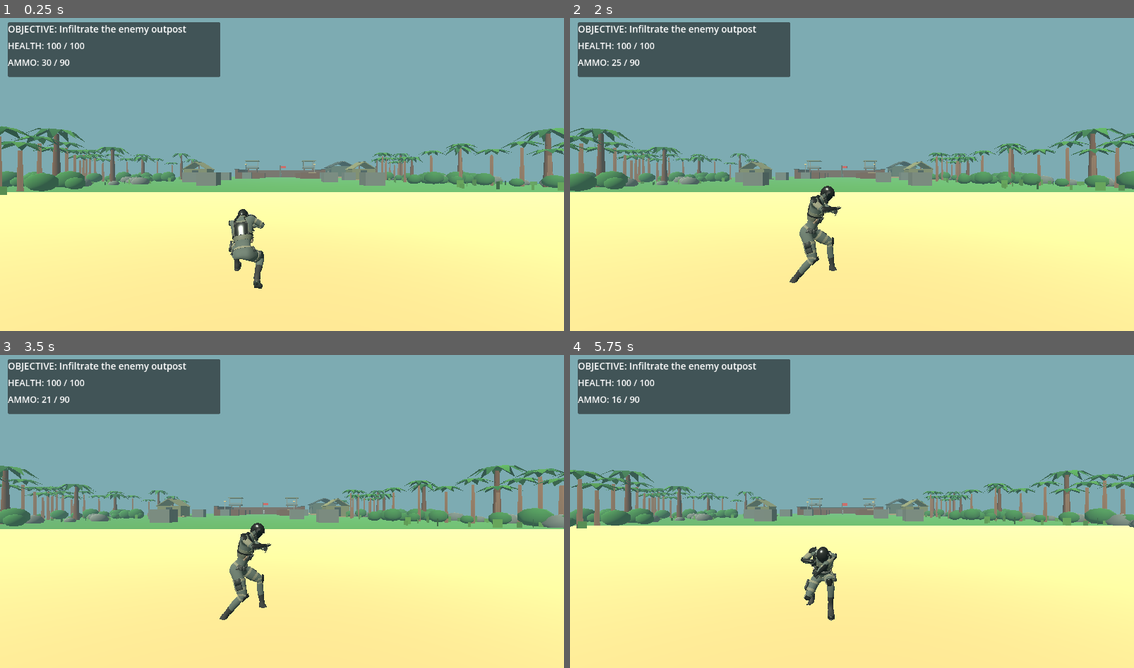
Above: before the commit, frames 1-4 (two rows, left to right).
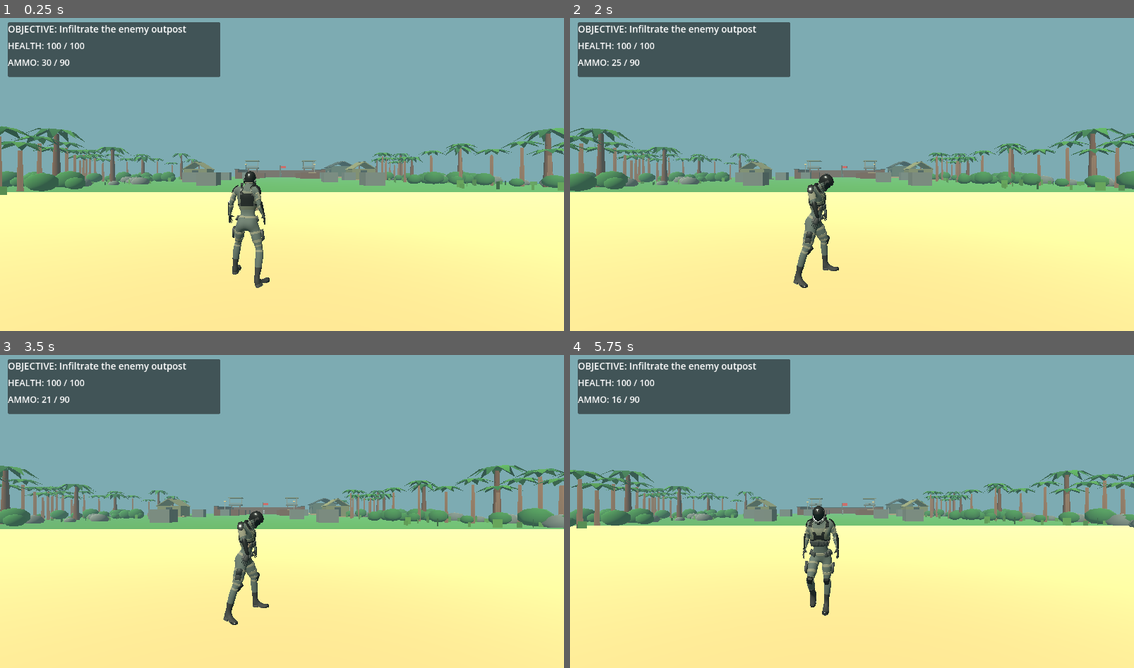
Above: after the commit, the same moments.

Repository: gauravprajapat-23/commando-assesian
Game: Godot game, scene res://scenes/main.tscn
Same seed, same stepped clock (60 frames per second), same inputs: the game is played once before the commit and once after it.
Inputs (mouse positions are in pixels of both pictures, inside the frame that each line leads up to):
- Up to frame 1 (0.25 s): no input
- Up to frame 2 (2 s): tap Enter at 0.5 s; move the mouse to (976, 155) at 0.52 s; hold D 0.53-1.25 s; tap 1 at 0.6 s; click (976, 155) at 0.67 s; tap Space at 0.77 s; drag from (739, 187) to (823, 237) at 1.27 s
- Up to frame 3 (3.5 s): move the mouse to (338, 439) at 2.02 s; hold D 2.03-2.75 s; tap 3 at 2.1 s; drag from (253, 574) to (112, 461) at 2.77 s
- Up to frame 4 (5.75 s): move the mouse to (1021, 558) at 3.52 s; hold A 3.53-4.25 s; tap C at 3.6 s; tap Space at 3.77 s; drag from (682, 461) to (767, 430) at 4.27 s; move the mouse to (880, 508) at 5.02 s; hold S from 5.03 s (still down); hold Q from 5.03 s (still down); click (880, 508) at 5.17 s

The runs differ from the first frame. In frame 1, 1.4% of the frame differs, in the area x 40-48%, y 48-87%; in frame 2, 1.2%; in frame 3, 1.2%; in frame 4, 1.4%, in the area x 40-48%, y 48-85%.

Commit message:
Select exact soldier animation names with aim and crouch locomotion variants

Diff:
--- a/scripts/player/commando_visual.gd
+++ b/scripts/player/commando_visual.gd
@@ -99,19 +99,39 @@
             return found
     return null
 
+# Prefer exact named clips so composite actions such as aim_idle cannot
+# accidentally satisfy ordinary idle, and crouch_walk cannot become walk.
+const CLIP_PREFERENCES := {
+    "idle": ["idle", "breathing", "stand"],
+    "walk": ["walk", "walking", "locomotion"],
+    "run": ["run", "running", "sprint"],
+    "crouch": ["crouch_idle", "crouch", "ready_crouch_idle", "sneak", "crouched"],
+    "crouch_walk": ["crouch_walk", "ready_crouch_walk", "mocap_crouch_f"],
+    "aim": ["aim_idle", "aim", "ready_idle", "rifle_idle", "ads"],
+    "aim_walk": ["aim_walk", "ready_walk"],
+    "aim_run": ["aim_run", "aim_sprint", "ready_run"],
+    "reload": ["reload", "reloading"],
+    "fire": ["shoot", "fire", "firing"],
+    "death": ["death", "die", "dying"]
+}
+
 func _detect_animations() -> void:
     animation_clips.clear()
     if animation_player == null:
         return
+    var available: Dictionary = {}
     for clip_name in animation_player.get_animation_list():
-        var normalized := String(clip_name).to_lower().replace("-", "_").replace(" ", "_").trim_suffix("_loop")
-        for state in CLIP_ALIASES.keys():
-            if animation_clips.has(state):
-                continue
-            for alias in CLIP_ALIASES[state]:
-                if normalized == alias or normalized.ends_with("/" + alias) or normalized.ends_with("|" + alias) or normalized.contains("_" + alias):
-                    animation_clips[state] = String(clip_name)
-                    break
+        var full_name := String(clip_name)
+        var base := full_name.get_slice("/", full_name.get_slice_count("/") - 1)
+        base = base.get_slice("|", base.get_slice_count("|") - 1)
+        var normalized := base.to_lower().replace("-", "_").replace(" ", "_").trim_suffix("_loop")
+        if not available.has(normalized):
+            available[normalized] = full_name
+    for state in CLIP_PREFERENCES.keys():
+        for candidate in CLIP_PREFERENCES[state]:
+            if available.has(candidate):
+                animation_clips[state] = available[candidate]
+                break
 
 func _play_clip(state: String, blend: float = 0.18) -> void:
     if animation_player == null or not animation_clips.has(state):
@@ -177,11 +197,16 @@
             return
     var desired := "idle"
     if crouching:
-        desired = "crouch"
+        desired = "crouch_walk" if move_strength > 0.1 and animation_clips.has("crouch_walk") else "crouch"
+    elif aiming:
+        if move_strength > 0.1:
+            desired = "aim_run" if sprinting and animation_clips.has("aim_run") else "aim_walk"
+            if not animation_clips.has(desired):
+                desired = "walk"
+        else:
+            desired = "aim"
     elif move_strength > 0.1:
         desired = "run" if sprinting else "walk"
-    elif aiming:
-        desired = "aim"
     if not animation_clips.has(desired):
         desired = "walk" if move_strength > 0.1 and animation_clips.has("walk") else "idle"
     _play_clip(desired)
